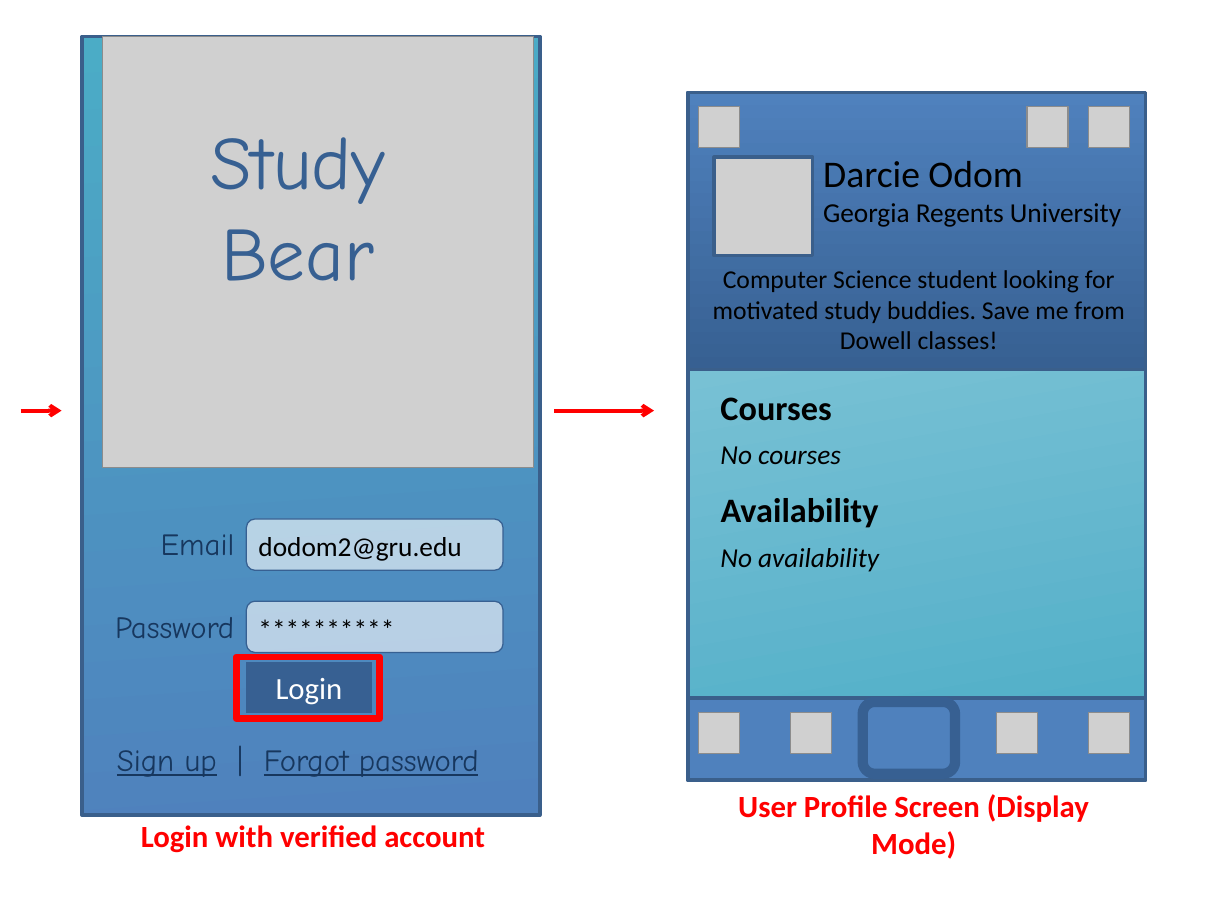
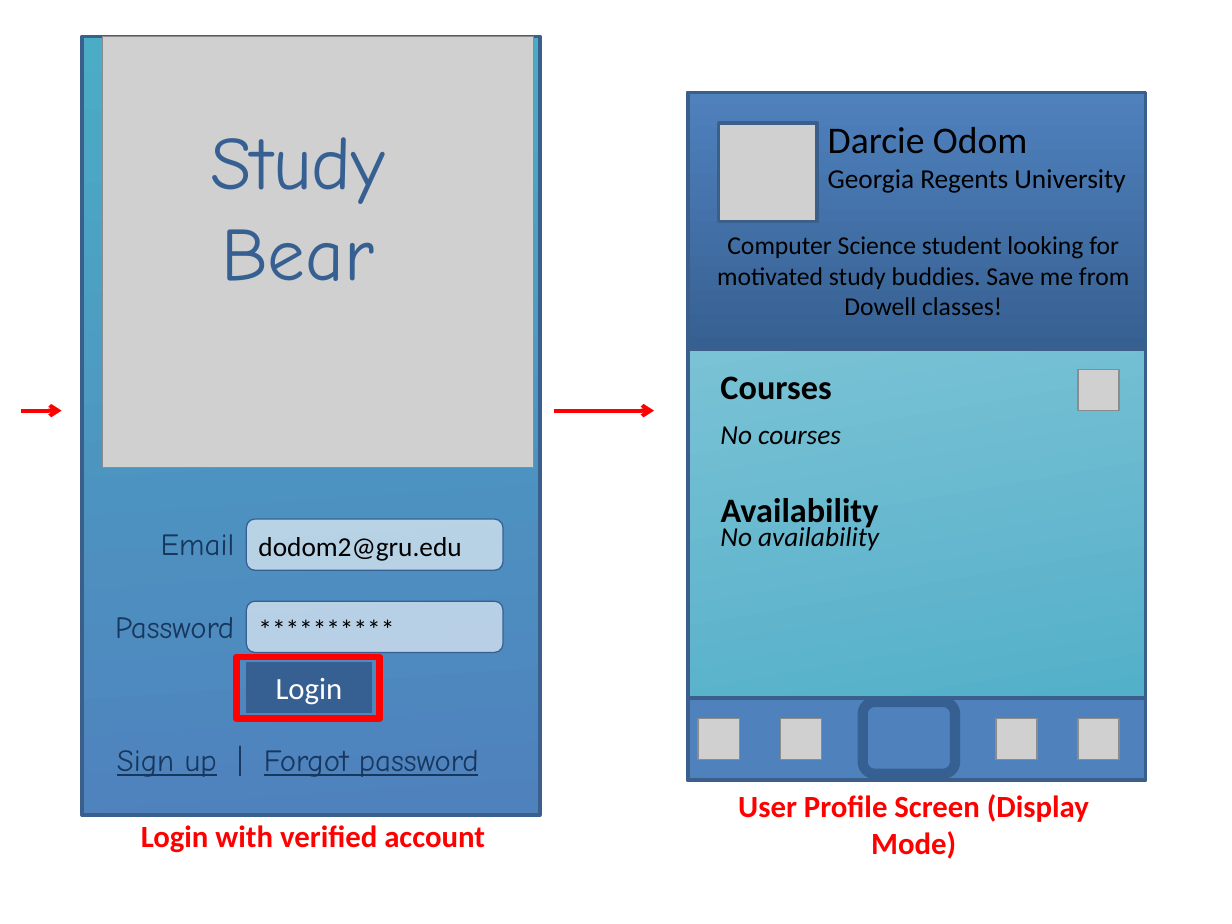
Before and after one commit to Cjreynol-zz/Study-Bear, a slide deck: slide 5 of docs/mock-ups/Mock-ups.pptx. Drawn at 1232x924 pixels with LibreOffice and Linux fonts; fonts in the diff are those of the drawing; grey boxes stand for pictures. Boxes give left, top, right and bottom in pixels: in the first picture for what was removed or moved away, otherwise in the second. Text is boxed around its words. In the diff, an @@ line names an element or a change of style, - is before the commit and + after.

```diff
--- a/docs/mock-ups/Mock-ups.pptx
+++ b/docs/mock-ups/Mock-ups.pptx
@@ rectangle: place and size @@
-rectangle at (687, 92, 1146, 370)
+rectangle at (687, 92, 1146, 349)
@@ 2 texts, 1 picture: place and size @@
-2 texts, 1 picture at (713, 158, 1124, 349)
+2 texts, 1 picture at (717, 123, 1129, 315)
@@ picture: place and size @@
-picture at (1089, 106, 1130, 147)
+picture at (1078, 370, 1119, 410)
@@ 3 texts: place and size @@
-3 texts at (720, 397, 879, 572)
+3 texts at (720, 376, 879, 551)
@@ picture: place and size @@
-picture at (699, 106, 739, 147)
+picture at (699, 718, 739, 759)
@@ picture: place and size @@
-picture at (699, 712, 739, 753)
+picture at (780, 718, 821, 759)
@@ picture removed at (791, 712, 832, 753) @@
@@ picture: place and size @@
-picture at (1027, 106, 1068, 147)
+picture at (995, 718, 1036, 759)
@@ picture removed at (997, 712, 1037, 753) @@
@@ picture: place and size @@
-picture at (1089, 712, 1130, 753)
+picture at (1078, 718, 1119, 759)
```
Also in this commit, not shown: 10 other slides changed, 1 slide added.
